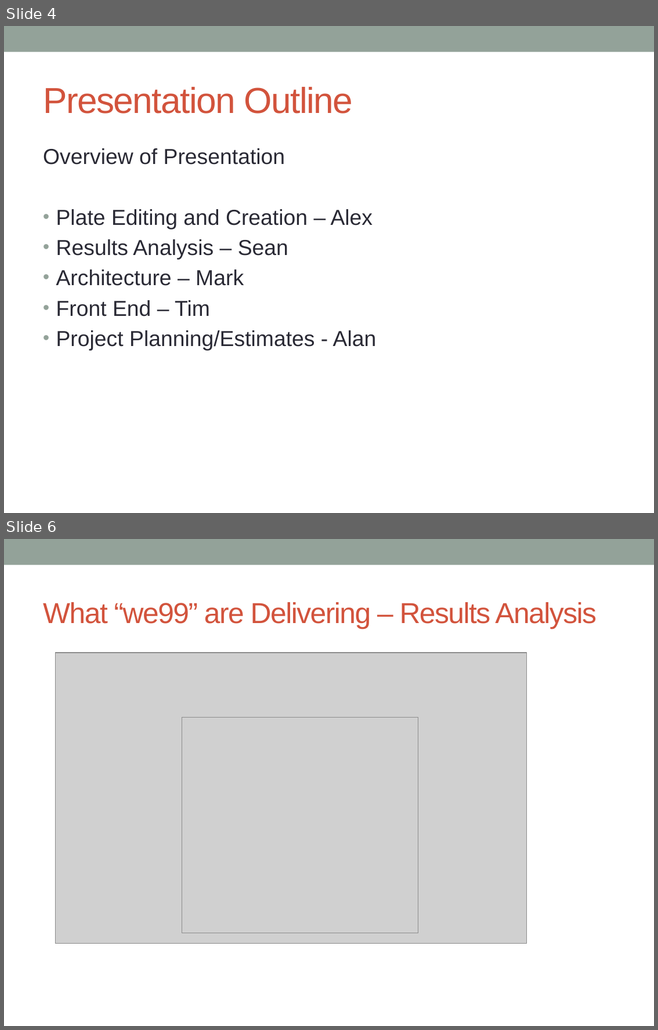
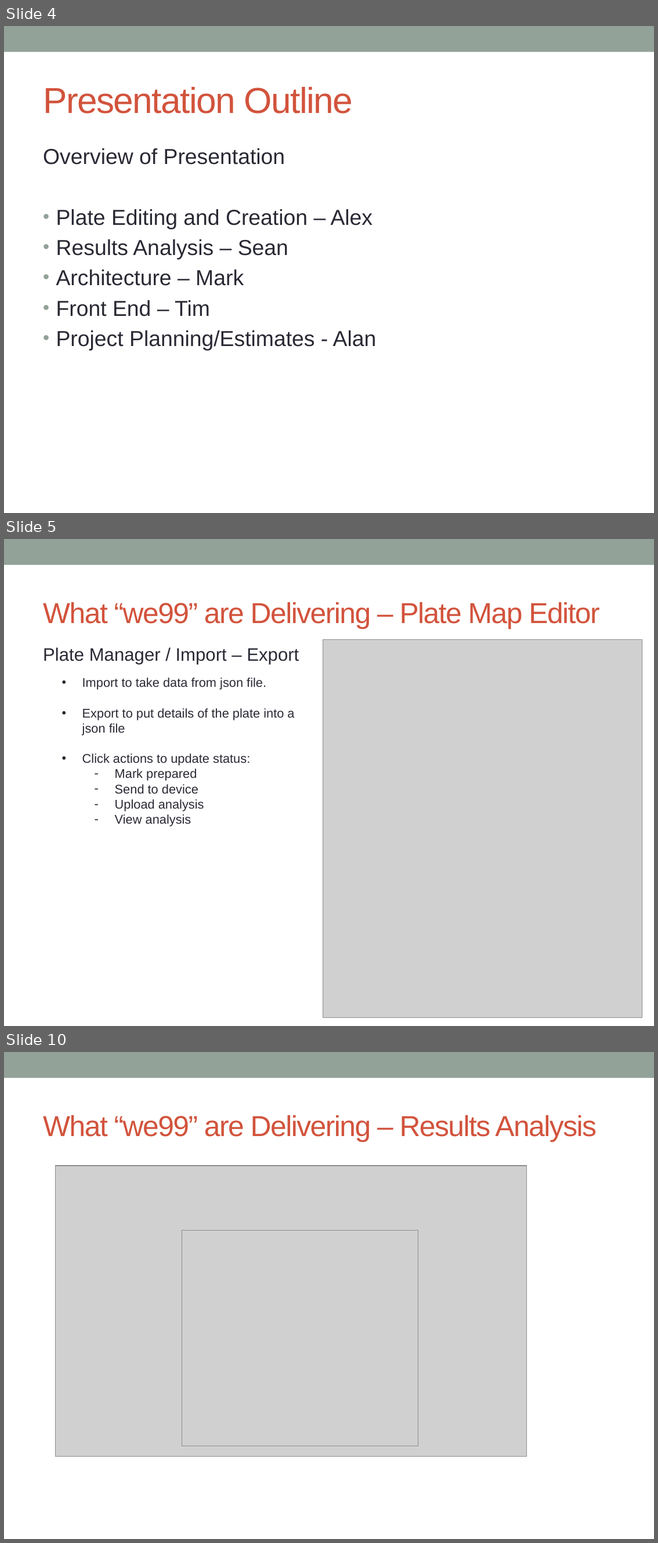
Before and after one commit to massfords/we99, a slide deck: docs/Presentations/Milestone1Presentation_v1.pptx. Shown one above the other, each under a label of ours: slides 4 and 6 before the commit, slides 4, 5 and 10 after it; the slides between them are not shown. The pictures are 658x1030 and 658x1543 pixels, drawn with LibreOffice and Linux fonts; fonts in the diff are those of the drawing; grey boxes stand for pictures. Boxes give left, top, right and bottom in pixels: in the first picture for what was removed or moved away, otherwise in the second. Text is boxed around its words. In the diff, an @@ line names an element or a change of style, - is before the commit and + after.

Commit message:
updated plate editor slides

```diff
--- a/docs/Presentations/Milestone1Presentation_v1.pptx
+++ b/docs/Presentations/Milestone1Presentation_v1.pptx
@@ slide 5 added at [4, 539, 654, 1026], background #FFFFFF; not listed: 1 template element that a slide beside it also shows @@
@@ title added at [43, 602, 599, 629], 32 pt, text #D2533C @@
+What “we99” are Delivering – Plate Map Editor
@@ picture added at [323, 640, 642, 1017] @@
@@ text added at [43, 647, 299, 664], 20 pt, text #292934 @@
+Plate Manager / Import – Export
@@ text added at [82, 678, 294, 827], 14 pt, text #292934 @@
+• Import to take data from json file.
+• Export to put details of the plate into a json file
+• Click actions to update status:
+  – Mark prepared
+  – Send to device
+  – Upload analysis
+  – View analysis
@@ what was slide 6 is now slide 10 @@
```
Also in this commit, not shown: 1 slide changed, 3 other slides added.
